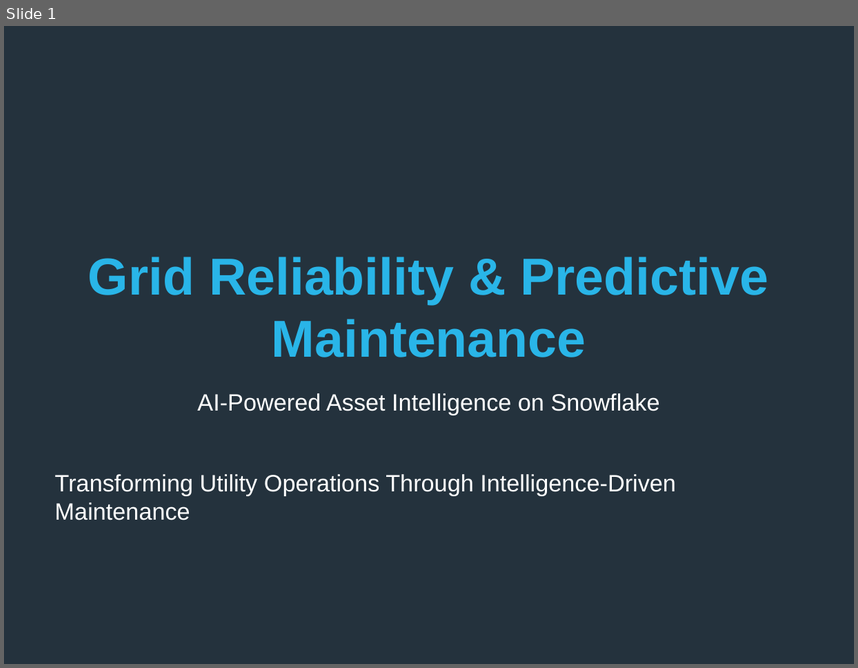
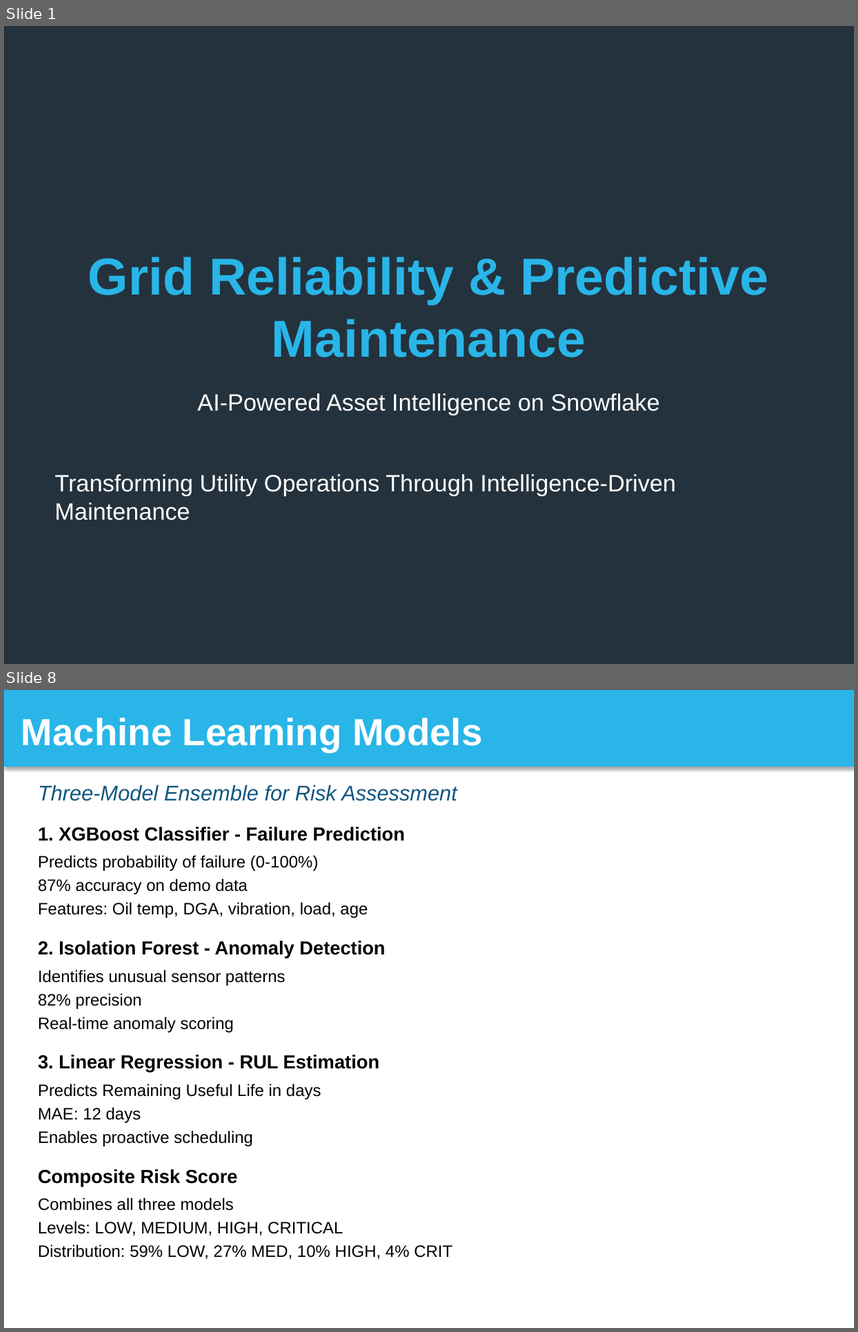
Before and after one commit to sfc-gh-srsubramanian/Utilities-GridReliability-PredictiveMaintenance, a slide deck: solution_presentation/Grid_Reliability_Snowflake_Presentation.pptx. Shown one above the other, each under a label of ours: slide 1 before the commit, slides 1 and 8 after it; the slides between them are not shown. The pictures are 858x668 and 858x1332 pixels, drawn with LibreOffice and Linux fonts; fonts in the diff are those of the drawing. Boxes give left, top, right and bottom in pixels: in the first picture for what was removed or moved away, otherwise in the second. Text is boxed around its words. In the diff, an @@ line names an element or a change of style, - is before the commit and + after.

Commit message:
Presentation: Update to complete 30-slide deck
Replaced 5-slide demo with complete presentation:
- All 26 main slides (title through thank you)
- 4 appendix slides (ML details, data model, integration, cost)
- Total: 30 professionally formatted slides
- Snowflake brand colors throughout
- Ready to import to Google Slides

Content covers:
✅ Problem statement (slides 2-3)
✅ Solution overview (slides 4-11)
✅ Business impact (slides 12-13)
✅ Use cases (slides 14-16)
✅ Technical details (slides 17-19)
✅ Differentiators & success story (slides 20-21)
✅ Demo & next steps (slides 22-24)
✅ Q&A & closing (slides 25-26)
✅ Technical appendix (A-D)

File size: 73KB (optimized for upload)

```diff
--- a/solution_presentation/Grid_Reliability_Snowflake_Presentation.pptx
+++ b/solution_presentation/Grid_Reliability_Snowflake_Presentation.pptx
@@ slide 8 added at bbox=[4, 690, 854, 1328], background #FFFFFF @@
@@ rectangle added at bbox=[4, 690, 854, 767], fill #29B5E8, 32 pt, text #FFFFFF, bold @@
+Machine Learning Models
@@ text added at bbox=[38, 785, 457, 801], 18 pt, text #11567F, italic @@
+Three-Model Ensemble for Risk Assessment
@@ text added at bbox=[38, 827, 452, 1259], 14 pt, text #000000 @@
+1. XGBoost Classifier - Failure Prediction
+Predicts probability of failure (0-100%)
+87% accuracy on demo data
+Features: Oil temp, DGA, vibration, load, age
+2. Isolation Forest - Anomaly Detection
+Identifies unusual sensor patterns
+82% precision
+Real-time anomaly scoring
+3. Linear Regression - RUL Estimation
+Predicts Remaining Useful Life in days
+MAE: 12 days
+Enables proactive scheduling
+Composite Risk Score
+Combines all three models
+Levels: LOW, MEDIUM, HIGH, CRITICAL
+Distribution: 59% LOW, 27% MED, 10% HIGH, 4% CRIT
```
Also in this commit, not shown: 4 slides changed, 24 other slides added.
